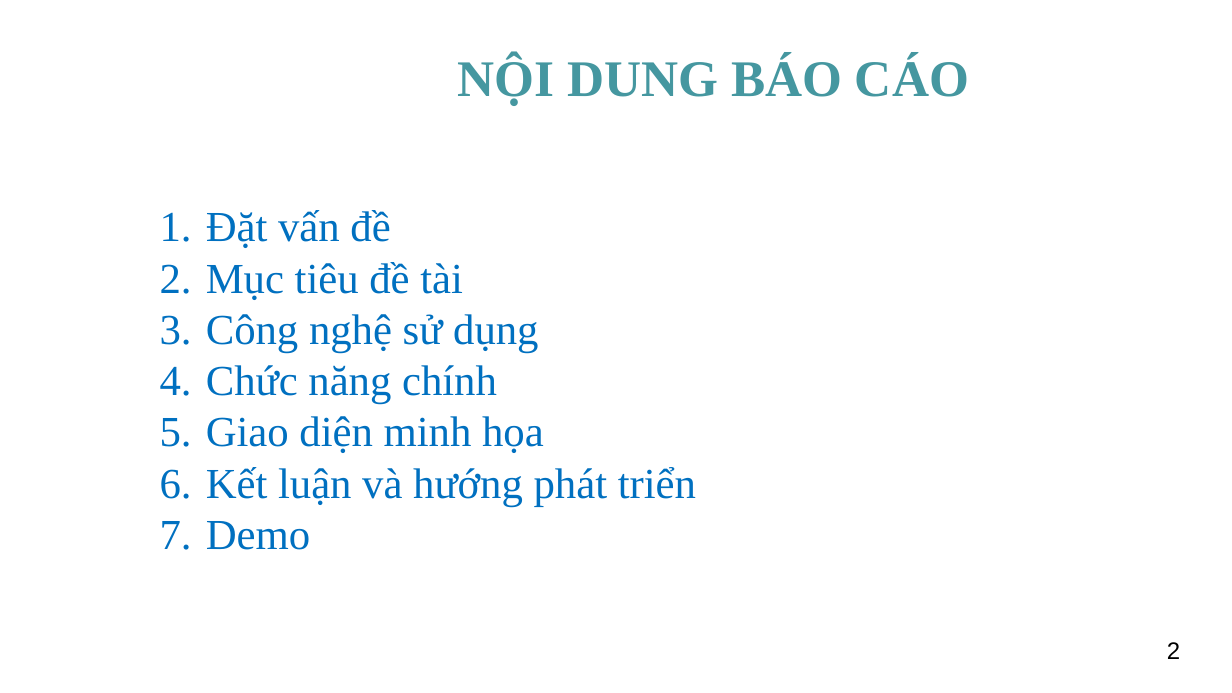
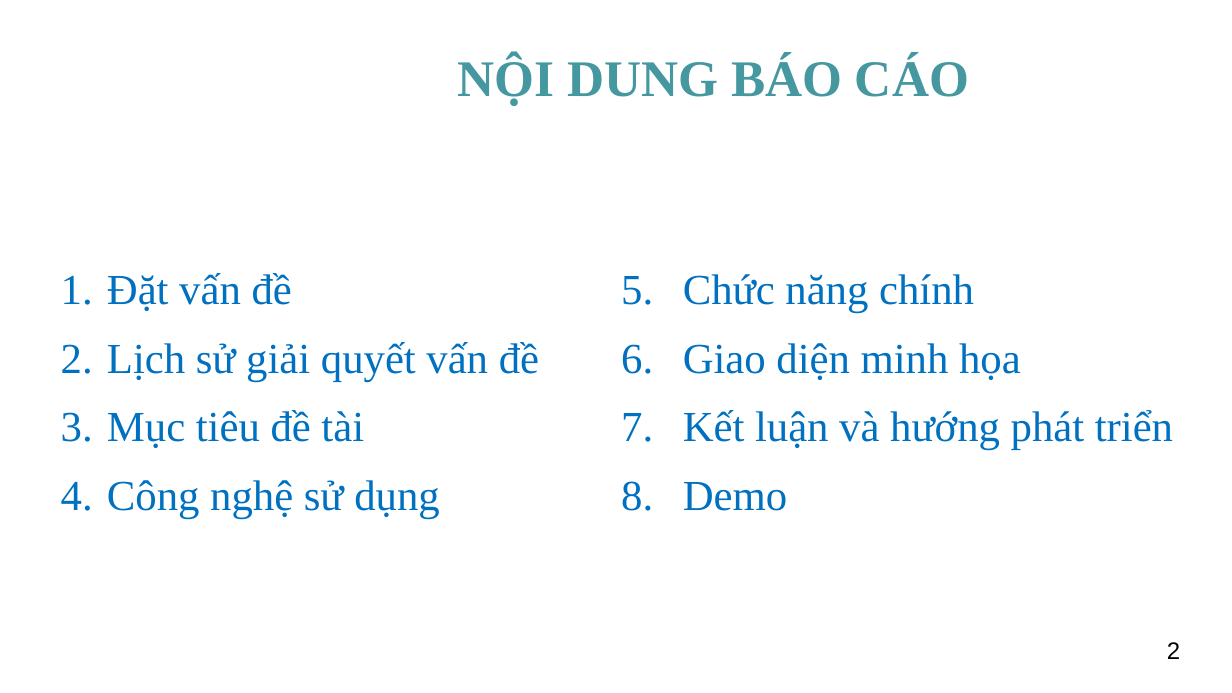
Before and after one commit to NguyenChienThangB1910143/QL_ChungCy, a slide deck: slide 2 of LCTN/B1910143_NguyenChienThang.pptx. Drawn at 1232x693 pixels with LibreOffice and Linux fonts; fonts in the diff are those of the drawing; background and template pictures are left out. Boxes give left, top, right and bottom in pixels: in the first picture for what was removed or moved away, otherwise in the second. Text is boxed around its words. In the diff, an @@ line names an element or a change of style, - is before the commit and + after.

```diff
--- a/LCTN/B1910143_NguyenChienThang.pptx
+++ b/LCTN/B1910143_NguyenChienThang.pptx
@@ text "Đặt vấn đề": place and size @@
-text "Đặt vấn đề" at [206,210,696,550]
+text "Đặt vấn đề" at [107,273,539,518]
@@ text at [107,273,439,518]: more space between paragraphs @@
@@ text added at [683,274,1173,511], 25 pt, text #0070C0 @@
+5. Chức năng chính
+6. Giao diện minh họa
+7. Kết luận và hướng phát triển
+8. Demo
@@ text at [107,342,539,381]: paragraph added @@
+2. Lịch sử giải quyết vấn đề
@@ text at [206,365,696,550]: paragraphs removed @@
-4. Chức năng chính
-5. Giao diện minh họa
-6. Kết luận và hướng phát triển
-7. Demo
```
Also in this commit, not shown: 9 other slides changed, 1 slide added, 14 other files.
